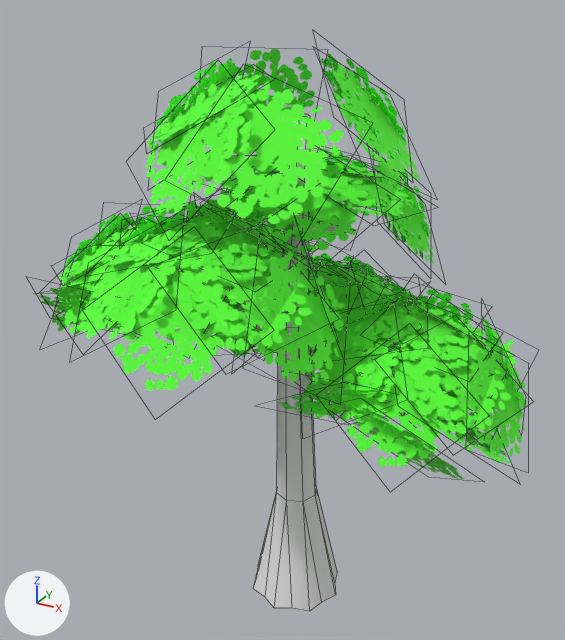
Two versions of the FBX model Assets/Models/Foliage/Tree Swamp.fbx, one commit apart.
Rendered twice from a 50 mm camera at (17.9, -34.3, 32.3) aimed at (-1.4, 0.8, 14.8). Every picture has the same lights, and +X, +Y and +Z are marked at lower left. Mesh edges are drawn as thin lines. Objects named as collision shapes, trigger or cutter boxes, shadow casters or lower levels of detail are left out. Where no turn or scale is listed for an object, it has been applied to the vertices. Vertices at the same position are counted once.

Names of what the first picture shows: 'Swamp Tree LOD0'.
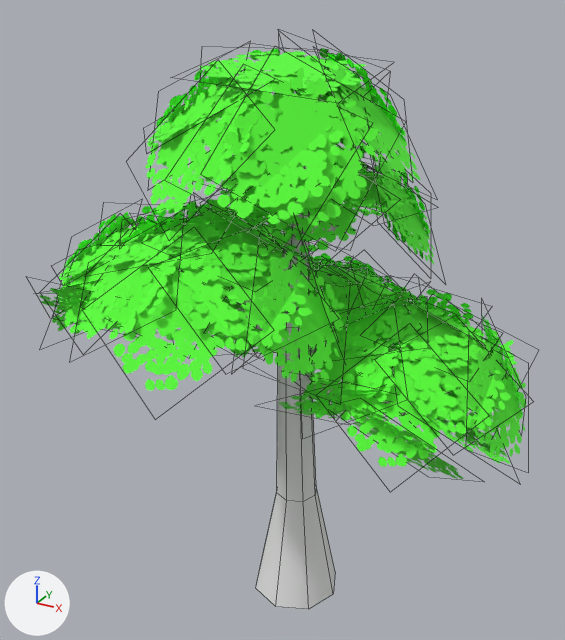
Pixel boxes [x1, y1, x2, y2] of what changed, in the pictures (565 x 640 px):
'Swamp Tree LOD0', reshaped: before [39, 49, 526, 611]; after [39, 48, 526, 609]
part 1 of me_cylinder_002, cut back: before [253, 486, 337, 611]; after [256, 486, 335, 609]
part 2 of me_cylinder_002, added (green): after [199, 48, 378, 226]

What changed in the scene script:
```text
Change me_cylinder_002:
    used by ob_swamp_tree_lod0; location = (0.0, 0.0, 0.0)
    verts and faces of me_cylinder_002; kept vertices keep their numbers, new ones are numbered from 430
    remove me_cylinder_002.from_pydata(...)  # 430 vertices, 174 faces; spans x -16.5..13.2, y -12.5..13.0, z -2.4..29.9
    add me_cylinder_002.from_pydata(...)  # 438 vertices, 174 faces; spans x -16.5..13.2, y -12.5..13.0, z -2.4..29.9
    me_cylinder_002 part 1
    16 vertices are removed from x -2.8..2.8, y -2.8..2.8, z -2.4
    16 faces are deleted
    8 vertices are added at x -2.6..2.6, y -2.6..2.6, z -2.4
    8 new faces join them, mat_trunk (its picture is missing)
    me_cylinder_002 part 2
    add verts[438] = (-0.8, -7.3, 24.7)
    add verts[439] = (4.6, -5.4, 21.6)
    add verts[440] = (0.4, -3.1, 29.6)
    add verts[441] = (5.9, -1.2, 26.5)
    add verts[442] = (-2.6, 2.6, 29.8)
    add verts[443] = (3.0, 0.6, 27.2)  # pixel (362, 97)
    add verts[444] = (-3.5, 6.9, 25.0)
    add verts[445] = (2.2, 4.9, 22.3)
    add verts[446] = (3.3, 3.1, 28.1)
    add verts[447] = (-3.0, 3.3, 29.8)
    add verts[448] = (1.8, 5.9, 22.4)  # pixel (378, 172)
    add verts[449] = (-4.5, 6.1, 24.1)
    add verts[450] = (3.7, -3.7, 27.5)
    add verts[451] = (-4.2, -4.5, 28.1)
    add verts[452] = (3.0, 4.2, 28.4)
    add verts[453] = (-4.9, 3.4, 29.1)
    add faces += [(438, 439, 441, 440), (442, 444, 445, 443), (443, 445, 448, 446), (446, 448, 449, 447), (444, 449, 448, 445), (442, 443, 446, 447)]  # mat_leavespreview
    add faces += [(442, 447, 449, 444), (450, 452, 453, 451)]  # mat_leavespreview
```
